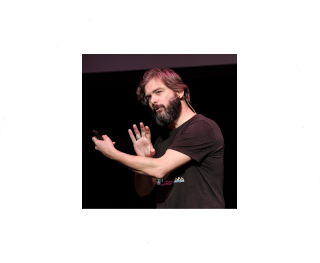
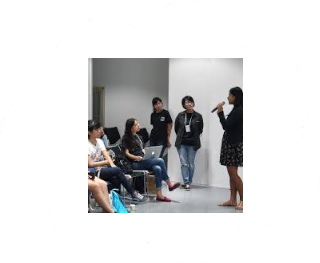
Layer changes from the first 320x263 image to the second:
hid "Pasted Layer #1" over [82, 54, 237, 209]
added layer "Pasted Layer #2" above "thought_cloud.svg" over [88, 58, 243, 213]
